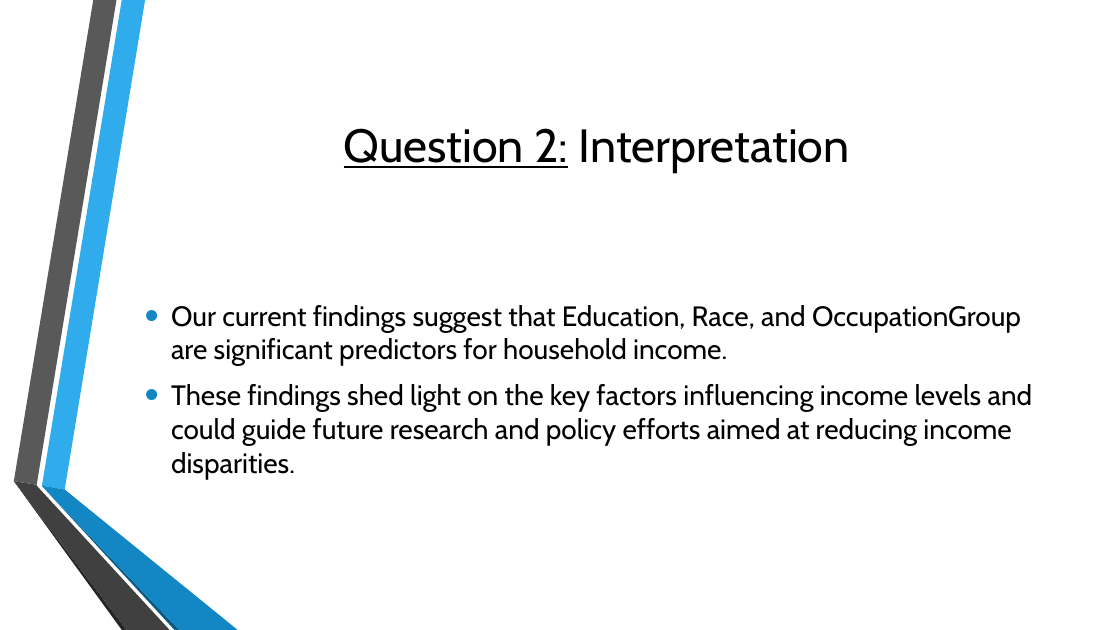
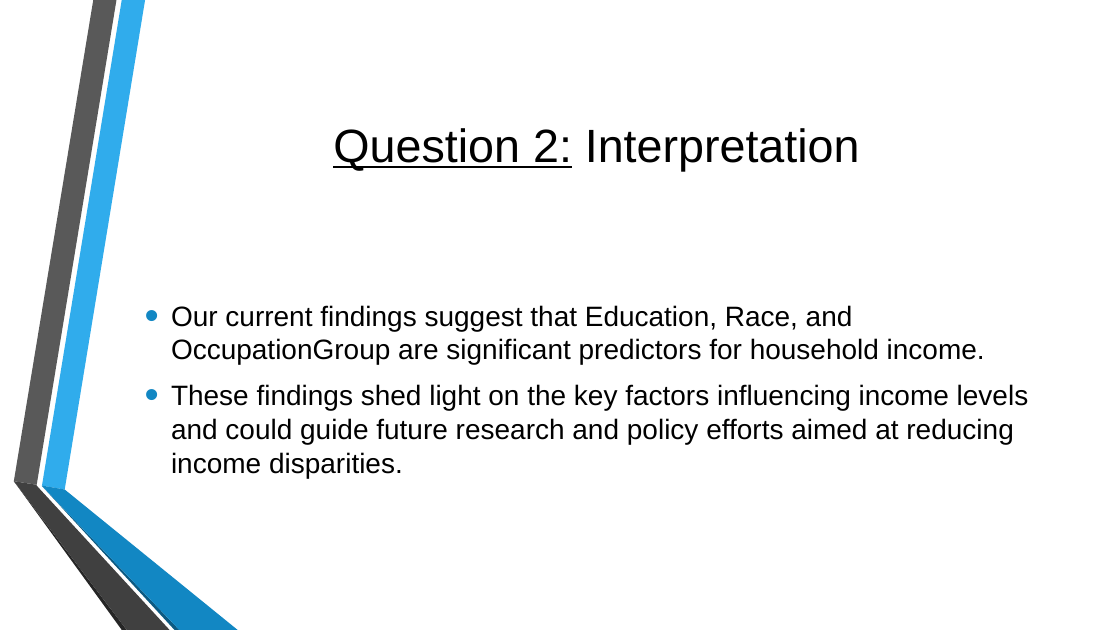
Before and after one commit to hutchiss911/group-4-ST-538-OSU-PROJ-1, a slide deck: slide 7 of Data Wizards Project #1.pptx. Drawn at 1120x630 pixels with LibreOffice and Linux fonts; fonts in the diff are those of the drawing; background and template pictures are left out. Boxes give left, top, right and bottom in pixels: in the first picture for what was removed or moved away, otherwise in the second. Text is boxed around its words. In the diff, an @@ line names an element or a change of style, - is before the commit and + after.

Commit message:
Font changes, variables listed in explanation.

```diff
--- a/Data Wizards Project #1.pptx
+++ b/Data Wizards Project #1.pptx
@@ title "Question 2: Interpretation" at box(333, 128, 860, 171): font Cabin to Arial @@
@@ text "Our current findings suggest that ..." at box(171, 305, 1029, 478): font Cabin to Arial @@
```
Also in this commit, not shown: 11 other slides changed.
